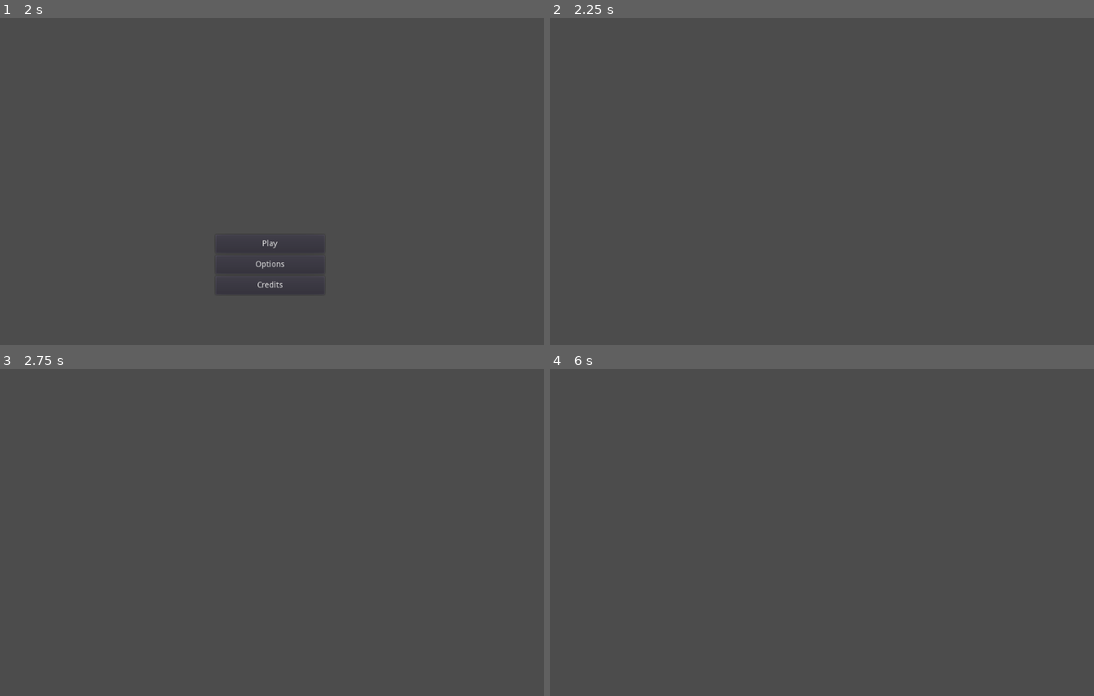
Above: before the commit, frames 1-4 (two rows, left to right).
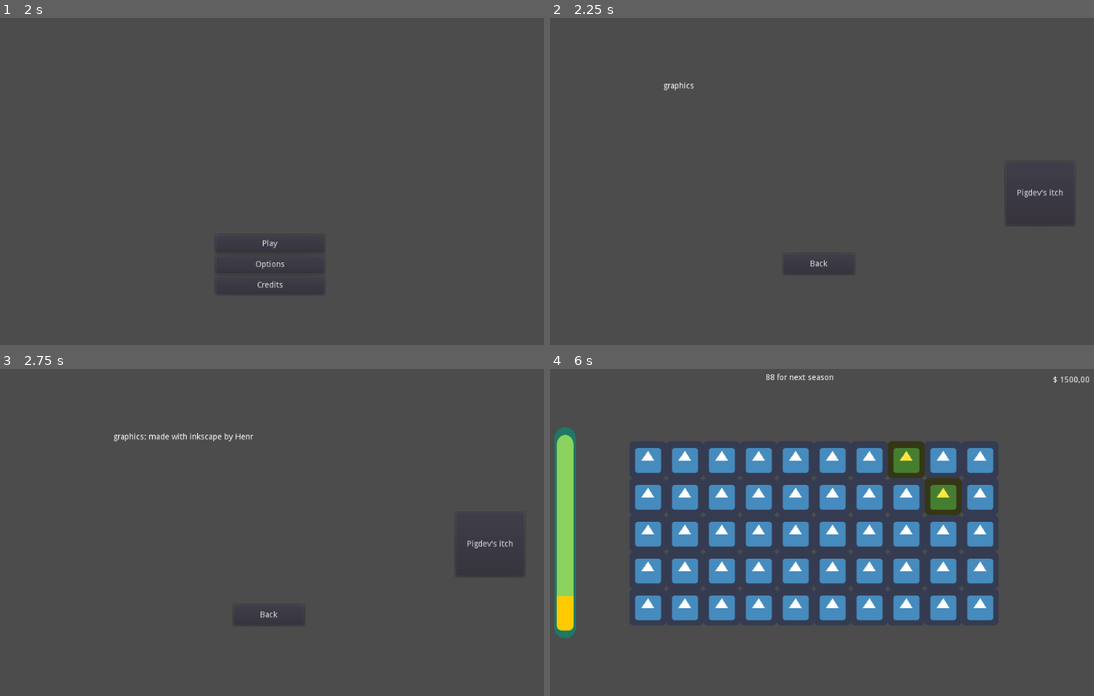
Above: after the commit, the same moments.

Repository: henriiquecampos/tillage-fever
Game: Godot game, scene res://screens/main/main_screen.tscn
The game is run twice, just before and just after one commit, with the same random seed, the same clock (stepped at 60 frames per second) and the same inputs. The engine's default icon, where the game draws it, is replaced by a stand-in: a white triangle on a blue panel in a dark square.
Inputs (mouse positions are in pixels of both pictures, inside the frame that each line leads up to):
- Up to frame 1 (2 s): click "Options" at 0.5 s; click "Back" at 1.25 s
- Up to frame 2 (2.25 s): click "Credits" at 2 s
- Up to frame 3 (2.75 s): no input
- Up to frame 4 (6 s): click (816, 614) at 2.75 s, where only the run after the commit has a clickable "Back"; click (822, 594) at 3.5 s, where only the run after the commit has a clickable "Play"; tap Enter at 4.25, 5.75 s; move the mouse to (958, 509) at 4.27 s; press the mouse at (958, 509) at 4.28 s; tap Space at 5 s; move the mouse to (713, 545) at 5.02 s; release the mouse at (713, 545) at 5.03 s; click (713, 545) at 5.1 s; move the mouse to (887, 450) at 5.77 s; press the mouse at (887, 450) at 5.78 s

Frame 1 is identical in both runs. In frame 2, 0.2% of the frame differs, in the area x 20-96%, y 19-79%; in frame 3, 0.4%; in frame 4, 22%, in the area x 0-100%, y 1-83%.

Commit message:
Added Credits Screen

Diff:
--- /dev/null
+++ b/source/screens/credits/credits_screen.gd
@@ -0,0 +1,10 @@
+extends "res://screens/abstract_screen.gd"
+
+func _ready():
+	$AnimationPlayer.play("credits")
+
+func _on_back_button():
+	change_scene()
+
+func _on_itch_button():
+	OS.shell_open("https://pigdev.itch.io")
--- a/source/screens/credits/credits_screen.tscn
+++ b/source/screens/credits/credits_screen.tscn
@@ -1,5 +1,113 @@
-[gd_scene load_steps=2 format=2]
+[gd_scene load_steps=4 format=2]
 
 [ext_resource path="res://screens/abstract_screen.tscn" type="PackedScene" id=1]
+[ext_resource path="res://screens/credits/credits_screen.gd" type="Script" id=2]
+
+[sub_resource type="Animation" id=1]
+
+resource_name = "credits"
+length = 5.0
+loop = false
+step = 0.1
+tracks/0/type = "value"
+tracks/0/path = NodePath("Credits:percent_visible")
+tracks/0/interp = 1
+tracks/0/loop_wrap = true
+tracks/0/imported = false
+tracks/0/keys = {
+"times": PoolRealArray( 0, 5 ),
+"transitions": PoolRealArray( 1, 1 ),
+"update": 0,
+"values": [ 0.0, 1.0 ]
+}
 
 [node name="CreditsScreen" instance=ExtResource( 1 )]
+
+script = ExtResource( 2 )
+next_scene = "res://screens/main/main_screen.tscn"
+
+[node name="Credits" type="Label" parent="."]
+
+anchor_left = 0.0
+anchor_top = 0.0
+anchor_right = 0.0
+anchor_bottom = 0.0
+margin_left = 225.0
+margin_top = 137.0
+margin_right = 751.0
+margin_bottom = 445.0
+rect_pivot_offset = Vector2( 0, 0 )
+rect_clip_content = false
+mouse_filter = 2
+size_flags_horizontal = 1
+size_flags_vertical = 4
+text = "graphics: made with inkscape by Henrique Campos (aka Pigdev)
+
+music and sound effects: made with LMMS by Henrique Campos (aka Pigdev)
+
+game design and development: made with Godot Engine by Henrique Campos (aka Pigdev)
+
+font garoa hacker clube : Tony de Marco & Diego Maldonado"
+autowrap = true
+percent_visible = 0.0
+lines_skipped = 0
+max_lines_visible = -1
+
+[node name="Back" type="Button" parent="."]
+
+anchor_left = 0.0
+anchor_top = 0.0
+anchor_right = 0.0
+anchor_bottom = 0.0
+margin_left = 433.0
+margin_top = 435.0
+margin_right = 556.0
+margin_bottom = 471.0
+rect_pivot_offset = Vector2( 0, 0 )
+rect_clip_content = false
+mouse_filter = 0
+size_flags_horizontal = 1
+size_flags_vertical = 1
+toggle_mode = false
+enabled_focus_mode = 2
+shortcut = null
+group = null
+text = "Back"
+flat = false
+
+[node name="ItchButton" type="Button" parent="."]
+
+anchor_left = 0.0
+anchor_top = 0.0
+anchor_right = 0.0
+anchor_bottom = 0.0
+margin_left = 818.0
+margin_top = 275.0
+margin_right = 938.0
+margin_bottom = 386.0
+rect_pivot_offset = Vector2( 0, 0 )
+rect_clip_content = false
+mouse_filter = 0
+size_flags_horizontal = 1
+size_flags_vertical = 1
+toggle_mode = false
+enabled_focus_mode = 2
+shortcut = null
+group = null
+text = "Pigdev's itch"
+flat = false
+
+[node name="AnimationPlayer" type="AnimationPlayer" parent="."]
+
+playback_process_mode = 1
+playback_default_blend_time = 0.0
+root_node = NodePath("..")
+anims/credits = SubResource( 1 )
+playback/active = true
+playback/speed = 1.0
+blend_times = [  ]
+autoplay = ""
+
+[connection signal="button_up" from="Back" to="." method="_on_back_button"]
+
+[connection signal="button_up" from="ItchButton" to="." method="_on_itch_button"]
